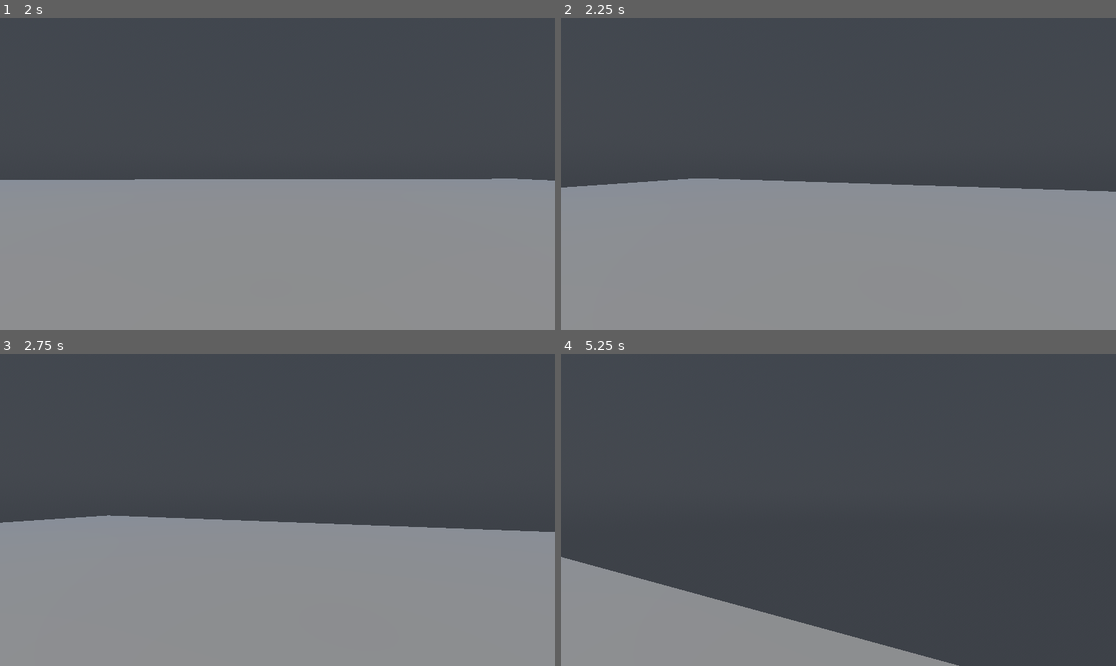
Above: before the commit, frames 1-4 (two rows, left to right).
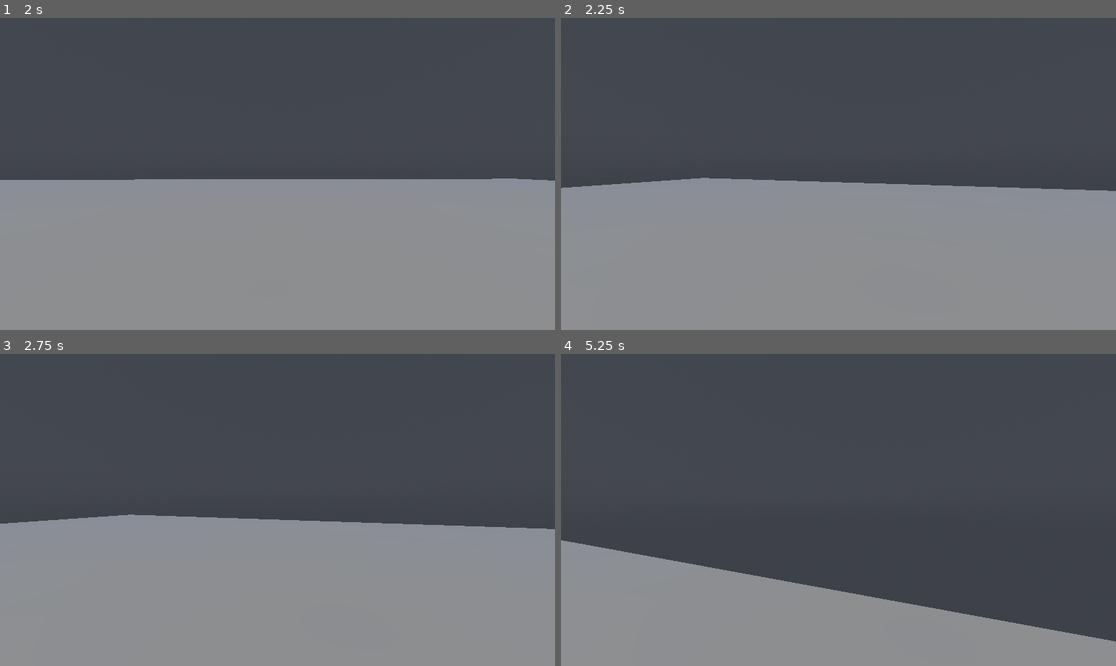
Above: after the commit, the same moments.

Repository: Immagoeat/airshipgame
Game: Godot game, scene res://scenes/mainmenu.tscn
The game is run twice, just before and just after one commit, with the same random seed, the same clock (stepped at 60 frames per second) and the same inputs.
Inputs (mouse positions are in pixels of both pictures, inside the frame that each line leads up to):
- Up to frame 1 (2 s): click "Start" at 0.5 s; tap Enter at 1.25 s; move the mouse to (305, 174) at 1.27 s; hold W (up) from 1.28 s (still down); hold Shift (shift) from 1.28 s (still down)
- Up to frame 2 (2.25 s): keep holding W (up); tap Space (space) at 2, 2.1 s; move the mouse to (810, 174) at 2.02 s; release Shift (shift) at 2.03 s
- Up to frame 3 (2.75 s): keep holding W (up)
- Up to frame 4 (5.25 s): keep holding W (up); move the mouse to (849, 503) at 2.77 s; hold Shift (shift) 2.78-3.53 s; tap Enter at 3.5 s; move the mouse to (832, 516) at 3.52 s; tap Space (space) at 3.6, 5.1 s; move the mouse to (877, 513) at 4.27 s; hold Shift (shift) 4.28-5.03 s; move the mouse to (794, 506) at 5.02 s

Frame 1 is identical in both runs. In frame 2, 0.1% of the frame differs, in the area x 0-100%, y 51-56%; in frame 3, 0.6%; in frame 4, 12%, in the area x 0-100%, y 59-100%.

Commit message:
changed movement script

Diff:
--- a/airshipgame/scripts/player.gd
+++ b/airshipgame/scripts/player.gd
@@ -38,17 +38,12 @@
 	var direction = (transform.basis * Vector3(input_dir.x, 0, input_dir.y)).normalized()
 
 	if direction:
-		if is_on_floor():
-			velocity.x = direction.x * speed
-			velocity.z = direction.z * speed
-		else:
-			pass
+		velocity.x = direction.x * speed
+		velocity.z = direction.z * speed
+
 	else:
-		if is_on_floor():
-			velocity.x = move_toward(velocity.x, 0, SPEED)
-			velocity.z = move_toward(velocity.z, 0, SPEED)
-		else:
-			pass
+		velocity.x = move_toward(velocity.x, 0, SPEED)
+		velocity.z = move_toward(velocity.z, 0, SPEED)
 
 	var is_moving = Vector2(velocity.x, velocity.z).length() > 0.1
 	if is_moving and is_on_floor():
